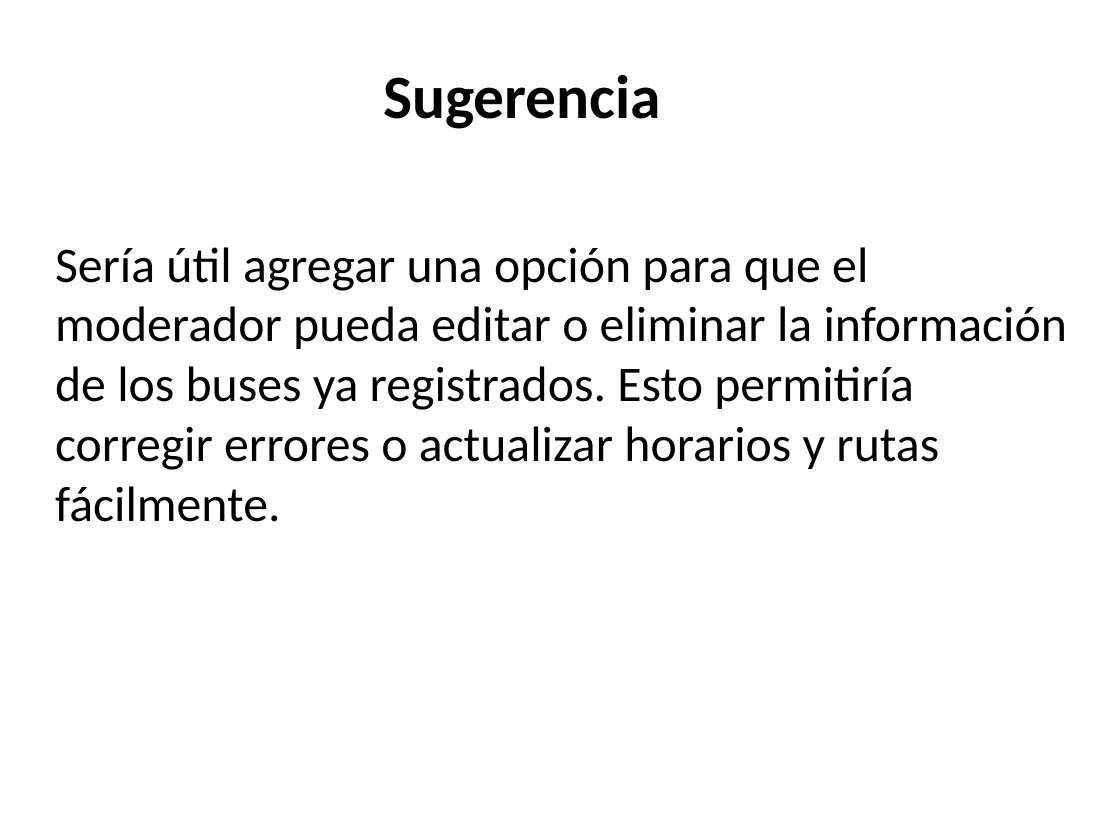
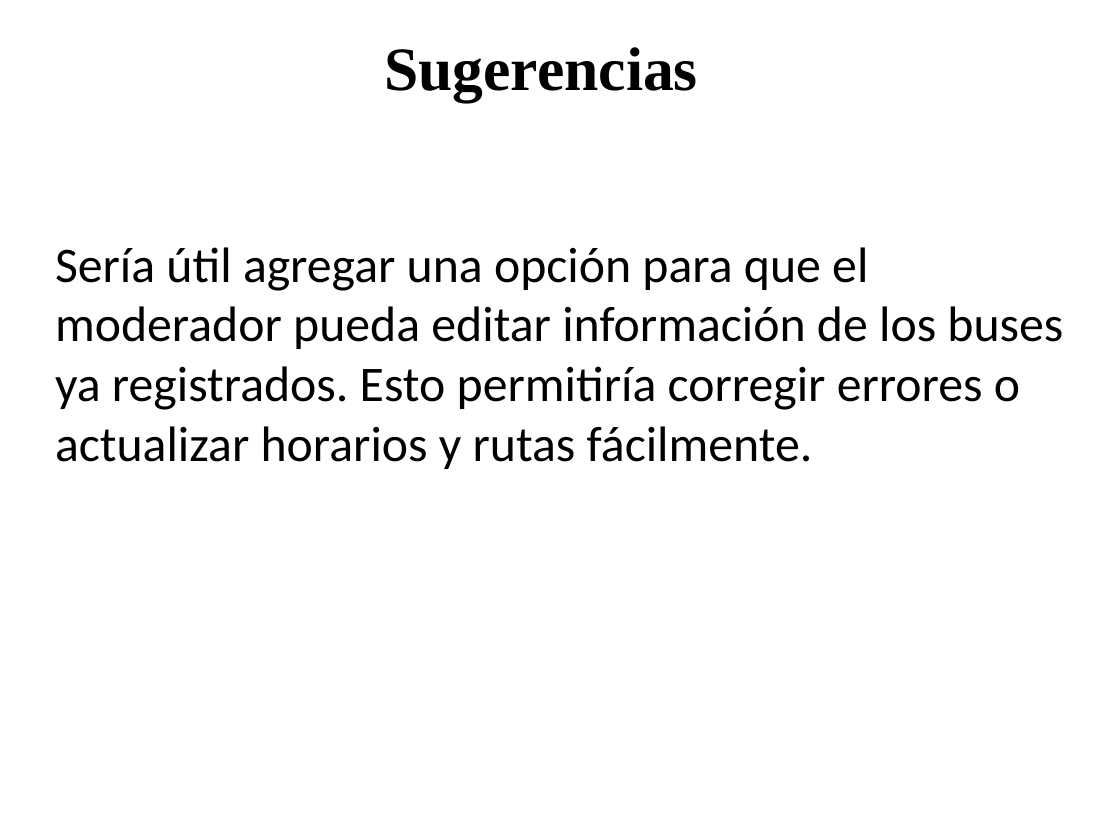
Before and after one commit to ProOrientadaObjetos-P-D-AA2025/aab1-25-proyecto-bimestral-1er-bim-grupal-JairoMacas-P, a slide deck: slide 11 of Varios/Presentacion_GestionBuses.pptx. Drawn at 1120x840 pixels with LibreOffice and Linux fonts; fonts in the diff are those of the drawing; background and template pictures are left out. Boxes give left, top, right and bottom in pixels: in the first picture for what was removed or moved away, otherwise in the second. Text is boxed around its words. In the diff, an @@ line names an element or a change of style, - is before the commit and + after.

```diff
--- a/Varios/Presentacion_GestionBuses.pptx
+++ b/Varios/Presentacion_GestionBuses.pptx
@@ title at bbox=[384, 47, 697, 102]: text changed; font Calibri to Times New Roman @@
-Sugerencia
+Sugerencias
@@ text at bbox=[55, 247, 1063, 469]: text changed @@
-Sería útil agregar una opción para que el moderador pueda editar o eliminar la información de los buses ya registrados. Esto permitiría corregir errores o actualizar horarios y rutas fácilmente.
+Sería útil agregar una opción para que el moderador pueda editar información de los buses ya registrados. Esto permitiría corregir errores o actualizar horarios y rutas fácilmente.
```
Also in this commit, not shown: 4 other slides changed, 3 slides added, 2 slides removed, 43 other files.
